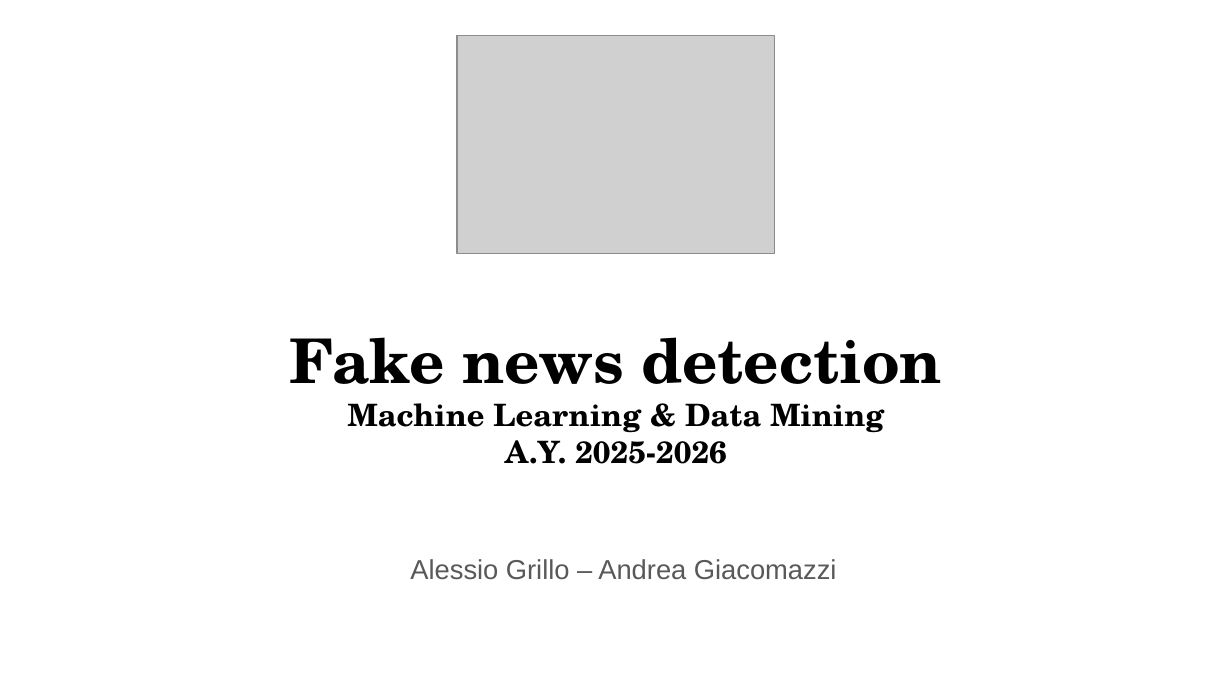
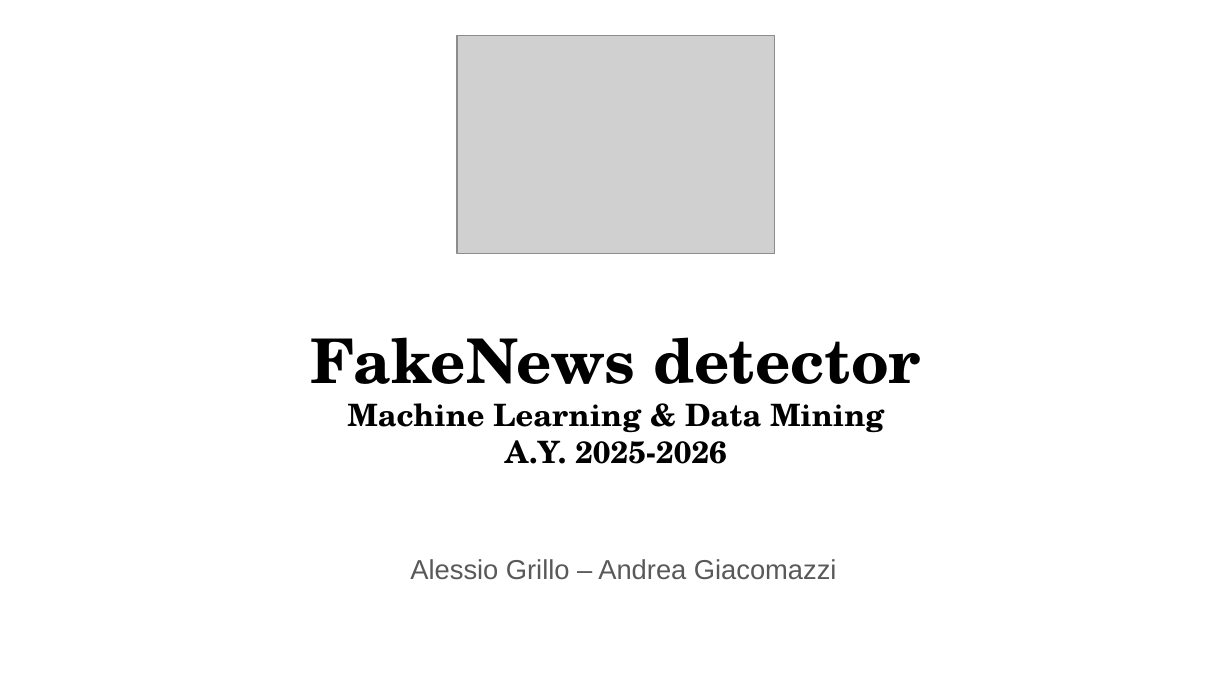
Before and after one commit to jackomazi/data-mining-and-machine-learning-project, a slide deck: slide 1 of fake_news_detector_presentation.pptx. Drawn at 1232x693 pixels with LibreOffice and Linux fonts; fonts in the diff are those of the drawing; grey boxes stand for pictures. Boxes give left, top, right and bottom in pixels: in the first picture for what was removed or moved away, otherwise in the second. Text is boxed around its words. In the diff, an @@ line names an element or a change of style, - is before the commit and + after.

```diff
--- a/fake_news_detector_presentation.pptx
+++ b/fake_news_detector_presentation.pptx
@@ title at bbox=[311, 337, 921, 464]: text changed @@
-Fake news detection
-Machine Learning & Data Mining
-A.Y. 2025-2026
+FakeNews detector
+Machine Learning & Data Mining
+A.Y. 2025-2026
```
Also in this commit, not shown: 3 other slides changed, 1 other file.
